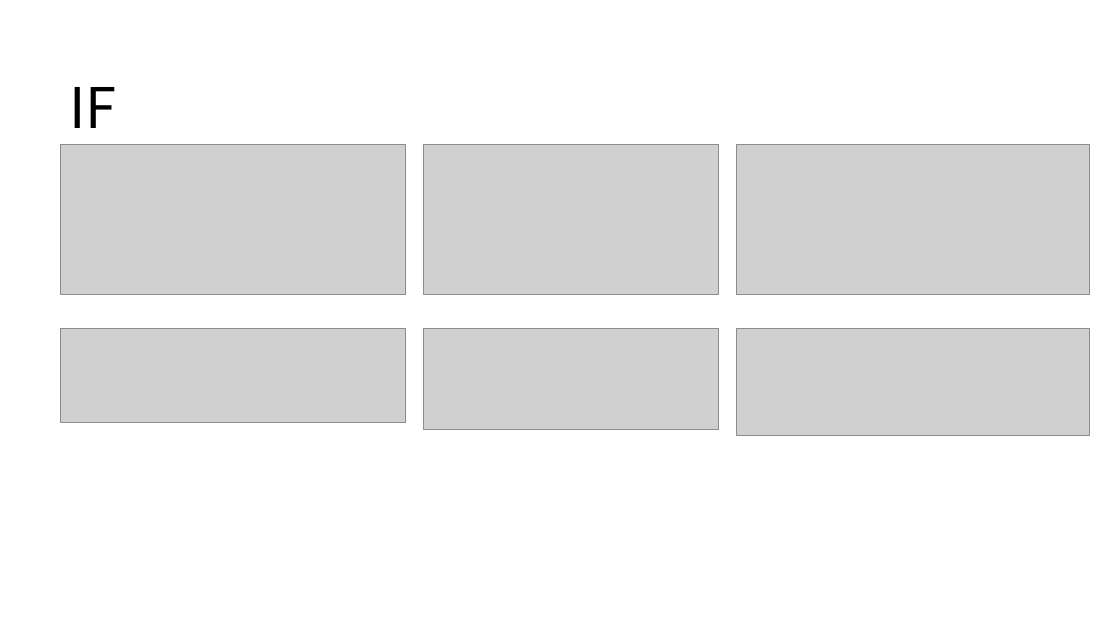
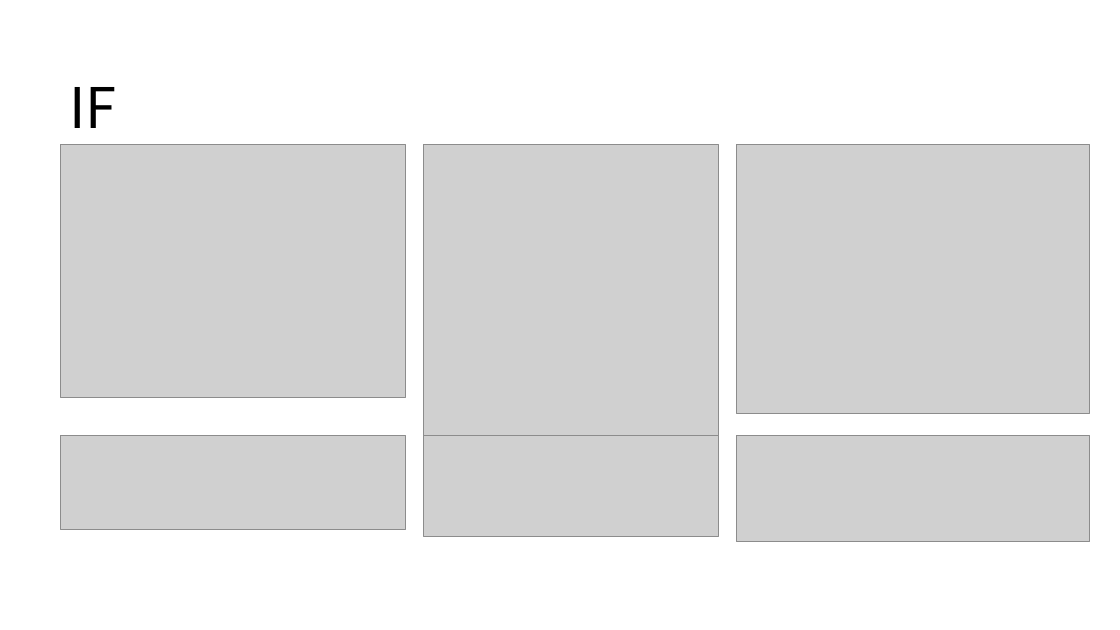
Before and after one commit to appleater7/osf-studygroup, a slide deck: slide 5 of src/sunmin/JAVASCRIPT 기초.pptx. Drawn at 1120x630 pixels with LibreOffice and Linux fonts; fonts in the diff are those of the drawing; grey boxes stand for pictures. Boxes give left, top, right and bottom in pixels: in the first picture for what was removed or moved away, otherwise in the second. Text is boxed around its words. In the diff, an @@ line names an element or a change of style, - is before the commit and + after.

```diff
--- a/src/sunmin/JAVASCRIPT 기초.pptx
+++ b/src/sunmin/JAVASCRIPT 기초.pptx
@@ picture: place and size @@
-picture at (60, 145, 405, 294)
+picture at (60, 145, 405, 397)
@@ picture: place and size @@
-picture at (423, 145, 718, 294)
+picture at (423, 145, 718, 435)
@@ picture: place and size @@
-picture at (737, 145, 1091, 294)
+picture at (737, 145, 1091, 413)
@@ 3 pictures: place and size @@
-3 pictures at (60, 329, 1091, 435)
+3 pictures at (60, 435, 1091, 542)
```
Also in this commit, not shown: 3 other slides changed, 5 slides added, 1 slide removed.
